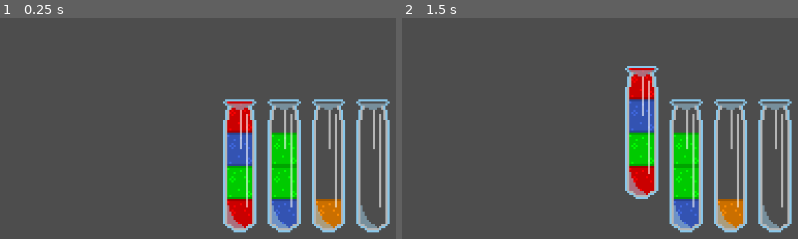
Above: before the commit, frames 1-2 (left to right).
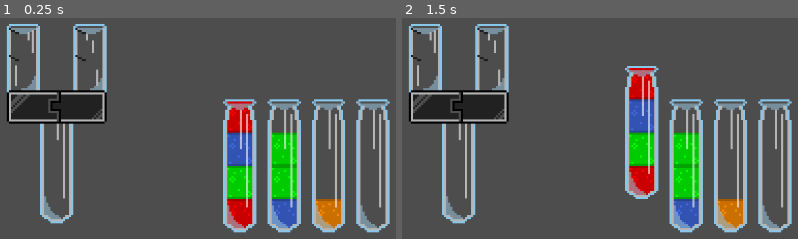
Above: after the commit, the same moments.

Repository: Crestor123/PotionSort
Game: Godot game, scene res://Scenes/TestScene.tscn
Two runs of this game, one before a commit and one after it. Both use one fixed random seed, a clock stepped at 60 frames per second and the inputs below.
Inputs (mouse positions are in pixels of both pictures, inside the frame that each line leads up to):
- Up to frame 1 (0.25 s): no input
- Up to frame 2 (1.5 s): click (643, 166) at 0.52 s; click (425, 57) at 1.27 s

The runs differ from the first frame. In frame 1, 7.0% of the frame differs, in the area x 1-28%, y 2-94%; in frame 2, 7.0%.

Commit message:
Started on mixers

Diff:
--- a/Objects/Bottle.tscn
+++ b/Objects/Bottle.tscn
@@ -153,7 +153,7 @@
 light_mask = 0
 visibility_layer = 2
 
-[node name="Sprite2D" type="Sprite2D" parent="Mask"]
+[node name="MaskFix" type="Sprite2D" parent="Mask"]
 texture = ExtResource("3_jd5vx")
 
 [node name="AnimationPlayer" type="AnimationPlayer" parent="."]
--- a/Objects/MixBottle.gd
+++ /dev/null
@@ -1 +0,0 @@
-extends Bottle
--- a/Objects/MixBottle.tscn
+++ /dev/null
@@ -1,6 +0,0 @@
-[gd_scene load_steps=2 format=3 uid="uid://cstcmiona52rq"]
-
-[ext_resource type="Script" path="res://Objects/MixBottle.gd" id="1_moodf"]
-
-[node name="MixBottle" type="Node2D"]
-script = ExtResource("1_moodf")
--- /dev/null
+++ b/Objects/Mixer.tscn
@@ -0,0 +1,57 @@
+[gd_scene load_steps=7 format=3 uid="uid://bwsradxnw44ob"]
+
+[ext_resource type="Script" path="res://Scripts/Mixer.gd" id="1_hq46g"]
+[ext_resource type="PackedScene" uid="uid://bxrjs1psmms6" path="res://Objects/Bottle.tscn" id="2_j0snf"]
+[ext_resource type="Texture2D" uid="uid://sdj7oycsnh7p" path="res://Sprites/Mixer.png" id="2_t434u"]
+[ext_resource type="Texture2D" uid="uid://dht546h4csls1" path="res://Sprites/MixerOutline.png" id="3_653bo"]
+[ext_resource type="Texture2D" uid="uid://cqd3f1vsik66u" path="res://Sprites/Masks/MixerMask.png" id="5_07uui"]
+[ext_resource type="Texture2D" uid="uid://d3c74m80147sq" path="res://Sprites/Masks/MaskFix.png" id="6_f6wci"]
+
+[node name="Mixer" type="Node2D"]
+script = ExtResource("1_hq46g")
+
+[node name="Bottle" parent="." instance=ExtResource("2_j0snf")]
+
+[node name="Sprite" type="Sprite2D" parent="."]
+self_modulate = Color(1, 1, 1, 0.588235)
+texture_filter = 1
+position = Vector2(0, -120)
+scale = Vector2(3, 3)
+texture = ExtResource("2_t434u")
+
+[node name="Outline" type="Sprite2D" parent="."]
+texture_filter = 1
+position = Vector2(0, -120)
+scale = Vector2(3, 3)
+texture = ExtResource("3_653bo")
+
+[node name="LeftButton" type="Button" parent="."]
+offset_left = -78.0
+offset_top = -198.0
+offset_right = -18.0
+offset_bottom = -86.0
+focus_mode = 0
+flat = true
+
+[node name="RightButton" type="Button" parent="."]
+offset_left = 18.0
+offset_top = -199.0
+offset_right = 78.0
+offset_bottom = -87.0
+focus_mode = 0
+flat = true
+
+[node name="Mask" type="Sprite2D" parent="."]
+clip_children = 1
+z_index = -1
+texture_filter = 1
+position = Vector2(0, -120)
+scale = Vector2(3, 3)
+texture = ExtResource("5_07uui")
+
+[node name="LeftLiquid" type="Node2D" parent="Mask"]
+
+[node name="RightLiquid" type="Node2D" parent="Mask"]
+
+[node name="MaskFix" type="Sprite2D" parent="Mask"]
+texture = ExtResource("6_f6wci")
--- a/Scenes/TestScene.tscn
+++ b/Scenes/TestScene.tscn
@@ -1,8 +1,12 @@
-[gd_scene load_steps=2 format=3 uid="uid://6irtb6klhqoc"]
+[gd_scene load_steps=3 format=3 uid="uid://6irtb6klhqoc"]
 
 [ext_resource type="Script" path="res://Scripts/Bottles.gd" id="2"]
+[ext_resource type="PackedScene" uid="uid://bwsradxnw44ob" path="res://Objects/Mixer.tscn" id="2_44ali"]
 
 [node name="TestScene" type="Node2D"]
 
 [node name="Bottles" type="Node2D" parent="."]
 script = ExtResource("2")
+
+[node name="Mixer" parent="." instance=ExtResource("2_44ali")]
+position = Vector2(236, 287)
--- /dev/null
+++ b/Scripts/Mixer.gd
@@ -0,0 +1,20 @@
+extends Node2D
+
+@onready var leftLiquid = $Mask/LeftLiquid
+@onready var rightLiquid = $Mask/RightLiquid
+@onready var leftButton = $LeftButton
+@onready var rightButton = $RightButton
+
+var potionUnit = preload("res://Objects/PotionUnit.tscn")
+var PotionColors = Global.PotionColors
+
+#listed top to bottom
+@export var leftSlots = [null, null]
+@export var rightSlots = [null, null]
+var leftLiquidSlots = [null, null]
+var rightLiquidSlots = [null, null]
+
+var leftLiquidPosition = Vector2(-16, 0)
+var rightLiquidPosition = Vector2(16, 0)
+
+signal selected(bottle)
Binary file added: Sprites/Masks/MixerMask.png
Not shown, added: Sprites/Masks/MixerMask.png.import
Binary file added: Sprites/Mixer.png
Not shown, added: Sprites/Mixer.png.import
Binary file added: Sprites/MixerMask.png
Not shown, added: Sprites/MixerMask.png.import
Binary file added: Sprites/MixerOutline.png
Not shown, added: Sprites/MixerOutline.png.import
